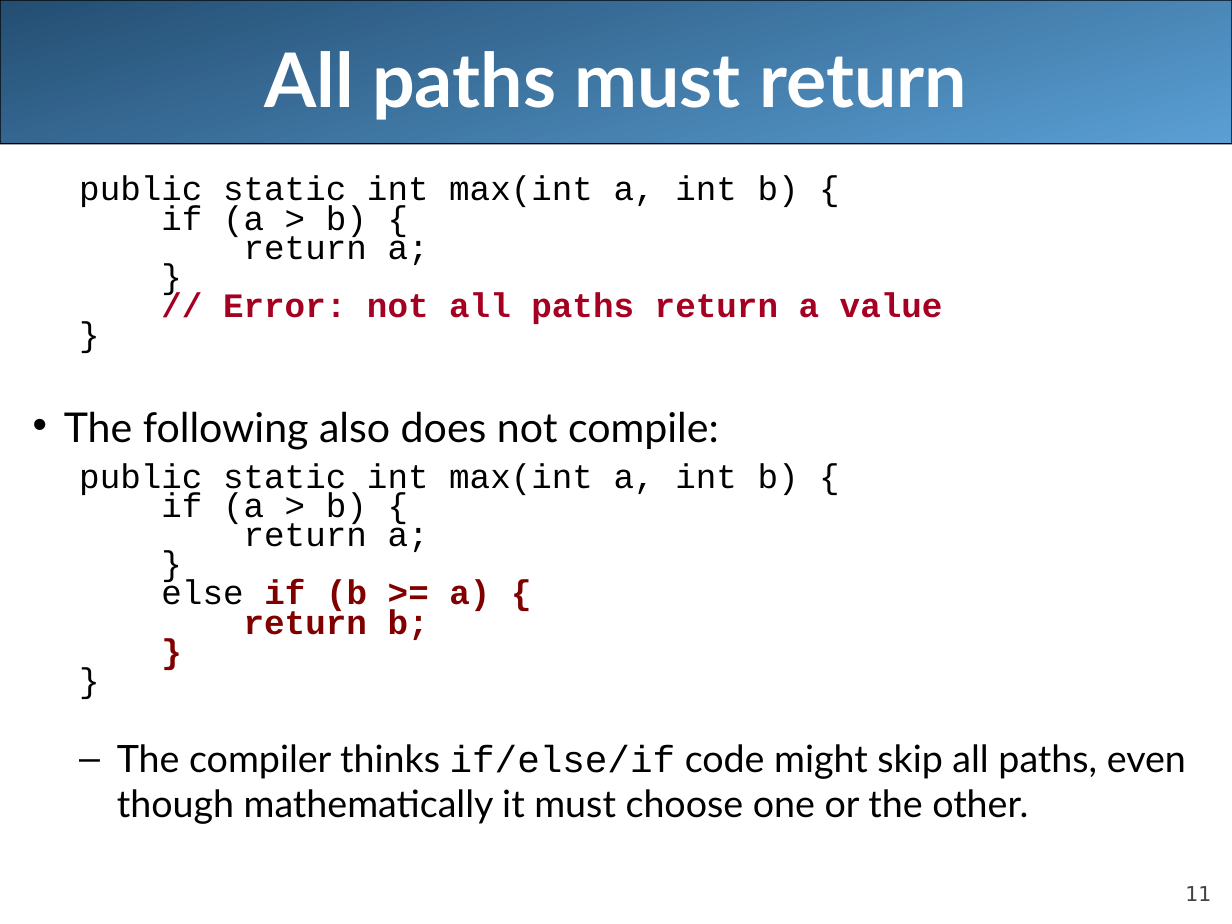
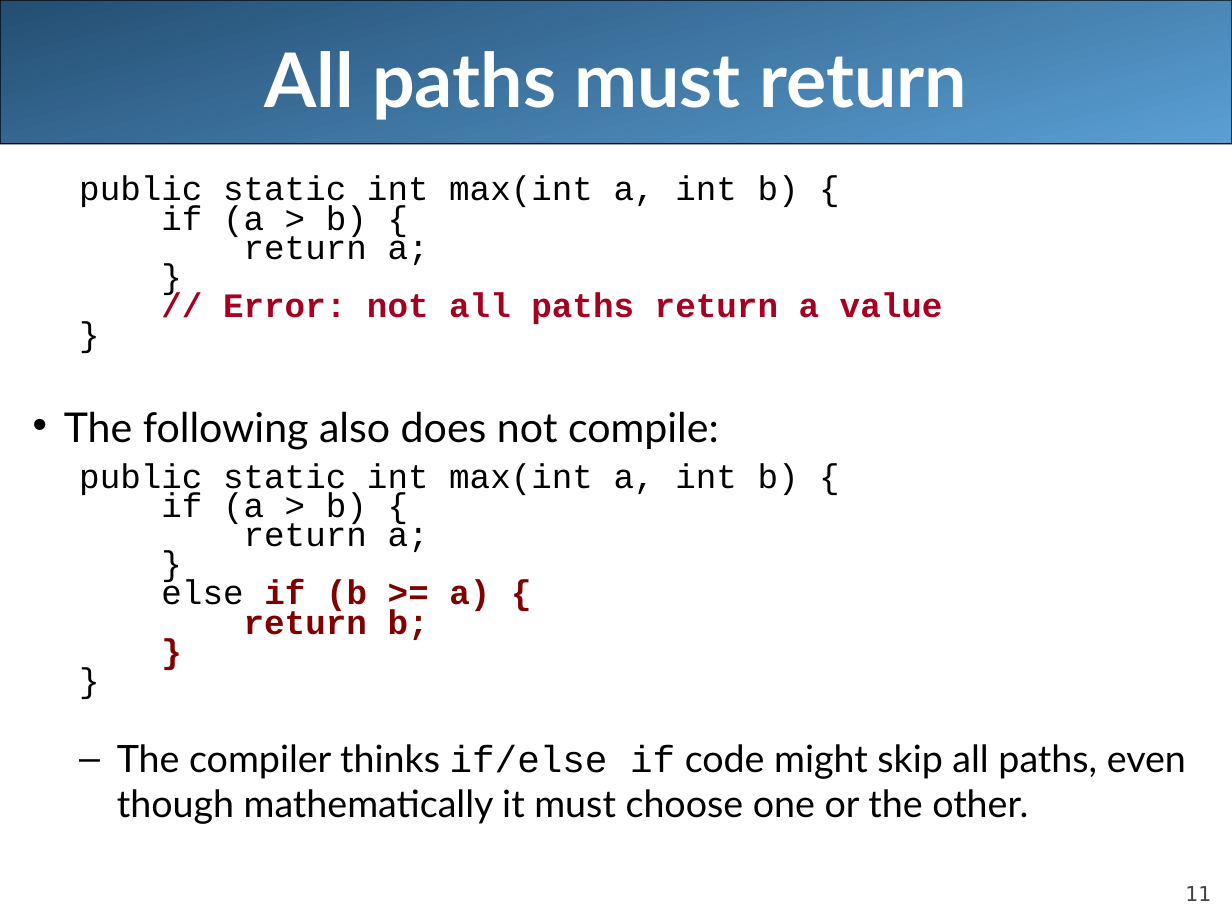
Before and after one commit to pinglee0/unit3, a slide deck: slide 11 of lecture9.ppt. Drawn at 1232x924 pixels with LibreOffice and Linux fonts; fonts in the diff are those of the drawing. Boxes give left, top, right and bottom in pixels: in the first picture for what was removed or moved away, otherwise in the second. Text is boxed around its words. In the diff, an @@ line names an element or a change of style, - is before the commit and + after.

```diff
--- a/lecture9.ppt
+++ b/lecture9.ppt
@@ text at (117, 744, 1186, 824): text changed @@
-  – The compiler thinks if/else/if code might skip all paths, even though mathematically it must choose one or the other.
+  – The compiler thinks if/else if code might skip all paths, even though mathematically it must choose one or the other.
```
Also in this commit, not shown: 5 other slides changed, 10 other files.
